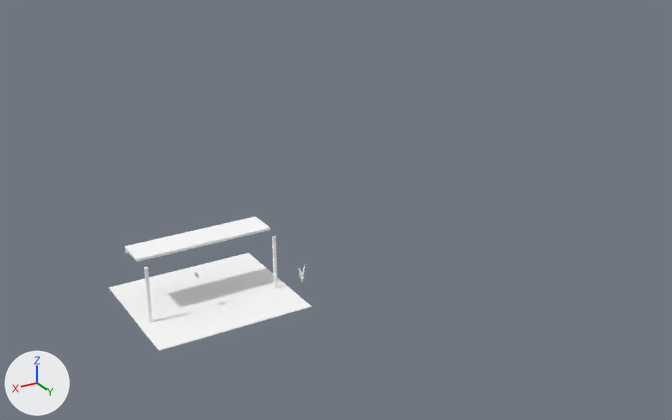
The OBJ model Games/GuruttoWorld/Assets/Models/GuidanceLab/City2A/Baked/Block-1-1.obj as it was, and as the next commit left it.
The view is the same before and after, from a camera (50 mm lens) standing at (26.9, 83.0, 25.5) and looking at (-3.6, 32.2, 0.1). The axes (+X, +Y, +Z) are drawn at lower left. The lights are the same throughout. The picture after the commit comes second. Where no turn or scale is listed for an object, it has been applied to the vertices. Vertices at exactly the same position are counted once.

The first picture shows 'Block-1-1'.
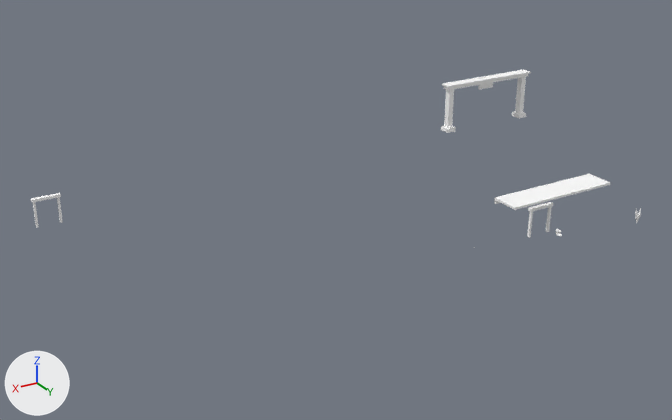
Boxes (x1, y1, x2, y2) around the edits, measured in the pictures (672 x 420 px; the box of a moved part takes in the faces that stretch with it):
'Block-1-1', reshaped (200% wider, 32% taller)
    before: (109, 216, 312, 351)
    after: (31, 69, 641, 248)
part 1 of me_block_1_1, moved or reshaped
    before: (125, 216, 270, 262)
    after: (495, 174, 610, 210)
part 2 of me_block_1_1, added
    after: (442, 69, 531, 88)
part 3 of me_block_1_1, added
    after: (31, 193, 61, 202)
part 4 of me_block_1_1, added
    after: (528, 202, 554, 212)
part 5 of me_block_1_1, added
    after: (512, 111, 526, 118)
part 6 of me_block_1_1, added
    after: (441, 126, 456, 133)
part 7 of me_block_1_1, added
    after: (444, 73, 529, 90)
part 8 of me_block_1_1, moved or reshaped
    before: (194, 270, 200, 279)
    after: (556, 229, 562, 236)
part 9 of me_block_1_1, moved or reshaped
    before: (298, 266, 305, 282)
    after: (635, 208, 641, 223)
part 10 of me_block_1_1, added
    after: (57, 197, 63, 223)
part 11 of me_block_1_1, added
    after: (33, 202, 39, 228)
part 12 of me_block_1_1, added
    after: (546, 206, 552, 232)
part 13 of me_block_1_1, added
    after: (527, 211, 533, 237)
part 14 of me_block_1_1, added
    after: (515, 77, 526, 114)
part 15 of me_block_1_1, added
    after: (444, 89, 454, 128)
part 16 of me_block_1_1, added
    after: (478, 75, 494, 90)
part 17 of me_block_1_1, deleted
    before: (272, 236, 277, 288)
part 18 of me_block_1_1, deleted
    before: (144, 267, 153, 323)
part 19 of me_block_1_1, deleted
    before: (109, 253, 312, 351)

The change in detail:
me_block_1_1 is used by ob_block_1_1; location (0.0, 0.0, 0.0).
me_block_1_1 had 183 vertices, 292 faces and spanned x 3.77..14.02, y 35.0..43.0, z -0.01..3.47.
me_block_1_1 now has 238 vertices, 308 faces and spans x -29.55..14.95, y 21.52..45.27, z 0.0..4.23.
me_block_1_1 part 1: the loose piece of 8 vertices spanning x 5.0..13.0, y 37.25..39.15, z 3.33..3.47 is moved by (-22.0, 5.0, 0.0).
me_block_1_1 part 2: a new loose piece, a box spanning x -29.55..-20.45, y 21.52..22.48, z 4.04..4.16, in mat_white (white #ffffff).
me_block_1_1 part 3: a new loose piece, a box spanning x 13.05..14.95, y 24.05..24.35, z 1.86..2.04, in mat_white (white #ffffff).
me_block_1_1 part 4: a new loose piece, a box spanning x -13.95..-12.05, y 42.05..42.35, z 1.86..2.04, in mat_white (white #ffffff).
me_block_1_1 part 5: a new loose piece, a box spanning x -29.42..-28.58, y 21.52..22.48, z 0.0..0.36, in mat_white (white #ffffff).
me_block_1_1 part 6: a new loose piece, a box spanning x -21.42..-20.58, y 21.52..22.48, z 0.0..0.36, in mat_white (white #ffffff).
me_block_1_1 part 7: a new loose piece, a box spanning x -29.42..-20.58, y 21.65..22.35, z 3.75..4.05, in mat_white (white #ffffff).
me_block_1_1 part 8: the loose piece of 48 vertices spanning x 9.84..10.16, y 39.8..40.2, z 2.0..2.3 is moved by (-22.0, 5.0, -0.7).
me_block_1_1 part 9: the loose piece of 13 vertices spanning x 3.77..4.23, y 40.73..41.27, z 0.46..1.64 is moved by (-23.0, 4.0, 0.0).
me_block_1_1 part 10: a new loose piece, a box spanning x 13.13..13.27, y 24.11..24.29, z 0.0..1.9, in mat_white (white #ffffff).
me_block_1_1 part 11: a new loose piece, a box spanning x 14.73..14.87, y 24.11..24.29, z 0.0..1.9, in mat_white (white #ffffff).
me_block_1_1 part 12: a new loose piece, a box spanning x -13.87..-13.73, y 42.11..42.29, z 0.0..1.9, in mat_white (white #ffffff).
me_block_1_1 part 13: a new loose piece, a box spanning x -12.27..-12.13, y 42.11..42.29, z 0.0..1.9, in mat_white (white #ffffff).
me_block_1_1 part 14: a new loose piece, a box spanning x -29.23..-28.77, y 21.73..22.27, z 0.0..3.9, in mat_white (white #ffffff).
me_block_1_1 part 15: a new loose piece, a box spanning x -21.23..-20.77, y 21.73..22.27, z 0.0..3.9, in mat_white (white #ffffff).
me_block_1_1 part 16: a new loose piece, a box spanning x -25.77..-24.23, y 21.82..21.94, z 3.17..4.23, in mat_white (white #ffffff).
me_block_1_1 part 17: the loose piece of 8 vertices spanning x 5.12..5.28, y 39.92..40.08, z 0.0..3.3 is deleted.
me_block_1_1 part 18: the loose piece of 8 vertices spanning x 12.72..12.88, y 39.92..40.08, z 0.0..3.3 is deleted.
me_block_1_1 part 19: the loose piece of 8 vertices spanning x 4.5..13.5, y 35.0..43.0, z -0.01..0.02 is deleted.
Other edits to the shape of me_block_1_1 do not show in these pictures.
